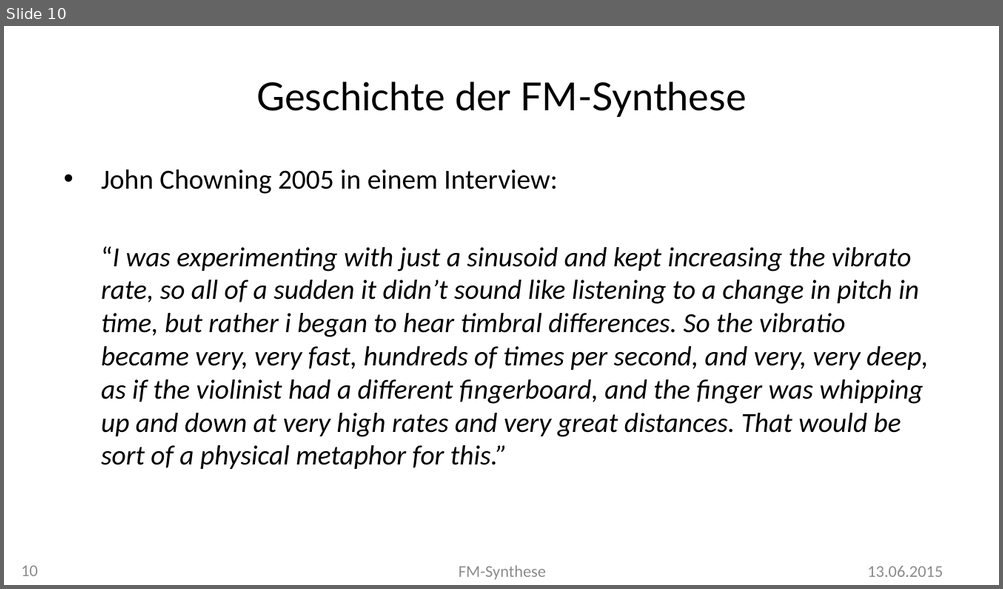
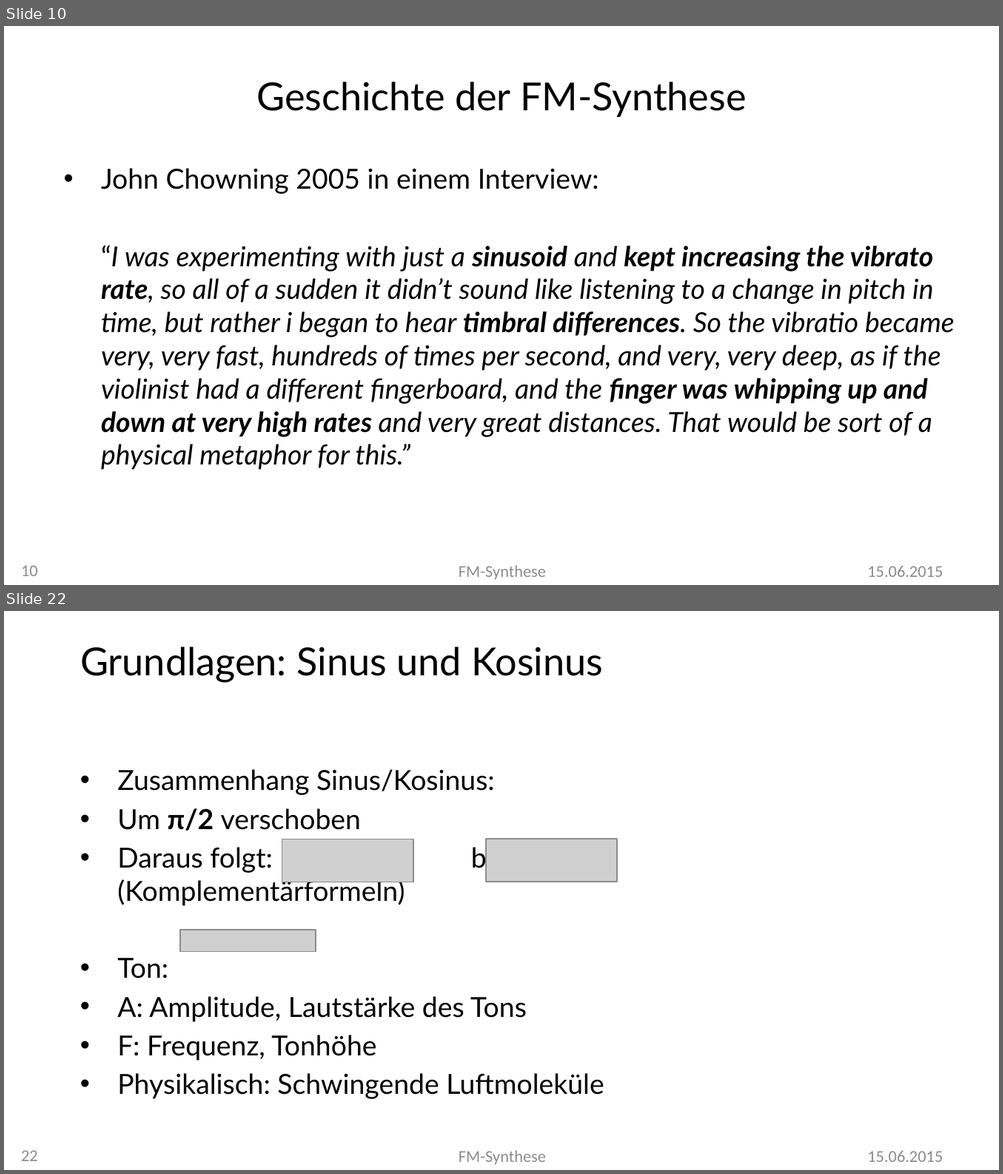
Before and after one commit to MBulli/VSeminar, a slide deck: Praesentation/FMSynthese-Julius.pptx. Shown one above the other, each under a label of ours: slide 10 before the commit, slides 10 and 22 after it; the slides between them are not shown. The pictures are 1003x589 and 1003x1174 pixels, drawn with LibreOffice and Linux fonts; fonts in the diff are those of the drawing; grey boxes stand for pictures; background and template pictures are left out. Boxes give left, top, right and bottom in pixels: in the first picture for what was removed or moved away, otherwise in the second. Text is boxed around its words. In the diff, an @@ line names an element or a change of style, - is before the commit and + after.

```diff
--- a/Praesentation/FMSynthese-Julius.pptx
+++ b/Praesentation/FMSynthese-Julius.pptx
@@ slide 22 added at [4,611,999,1170], background #FFFFFF @@
@@ text added at [80,647,603,683], 28 pt, text #000000 @@
+Grundlagen: Sinus und Kosinus
@@ text added at [117,769,603,1099], 20 pt, text #000000 @@
+• Zusammenhang Sinus/Kosinus:
+• Um π/2 verschoben
+• Daraus folgt: bzw. (Komplementärformeln)
+• Ton:
+• A: Amplitude, Lautstärke des Tons
+• F: Frequenz, Tonhöhe
+• Physikalisch: Schwingende Luftmoleküle
@@ picture added at [282,840,414,883] @@
@@ picture added at [485,839,617,882] @@
@@ picture added at [180,930,316,952] @@
@@ page number added at [21,1150,38,1162], 12 pt, text #8C8C8C @@
+22
@@ text added at [458,1150,546,1165], 12 pt, text #8C8C8C @@
+FM-Synthese
@@ text added at [867,1151,942,1162], 12 pt, text #8C8C8C @@
+15.06.2015
@@ slide 10 changed as well @@
@@ text "John Chowning 2005 in einem ..." at [101,168,954,470]: font Calibri to Lato; bold on in "sinusoid kept increasing the vibrato rate, timbral ..." @@
@@ text at [867,566,942,577]: text changed @@
-13.06.2015
+15.06.2015
```
Also in this commit, not shown: 10 other slides changed, 11 other slides added, 1 other file.
